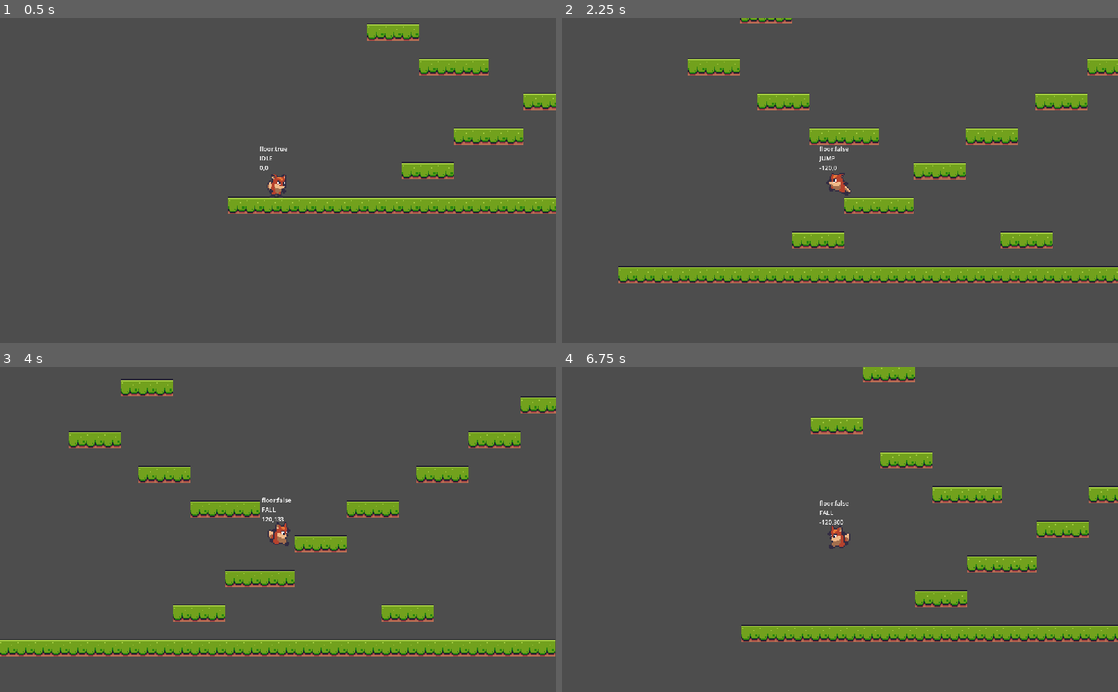
Above: before the commit, frames 1-4 (two rows, left to right).
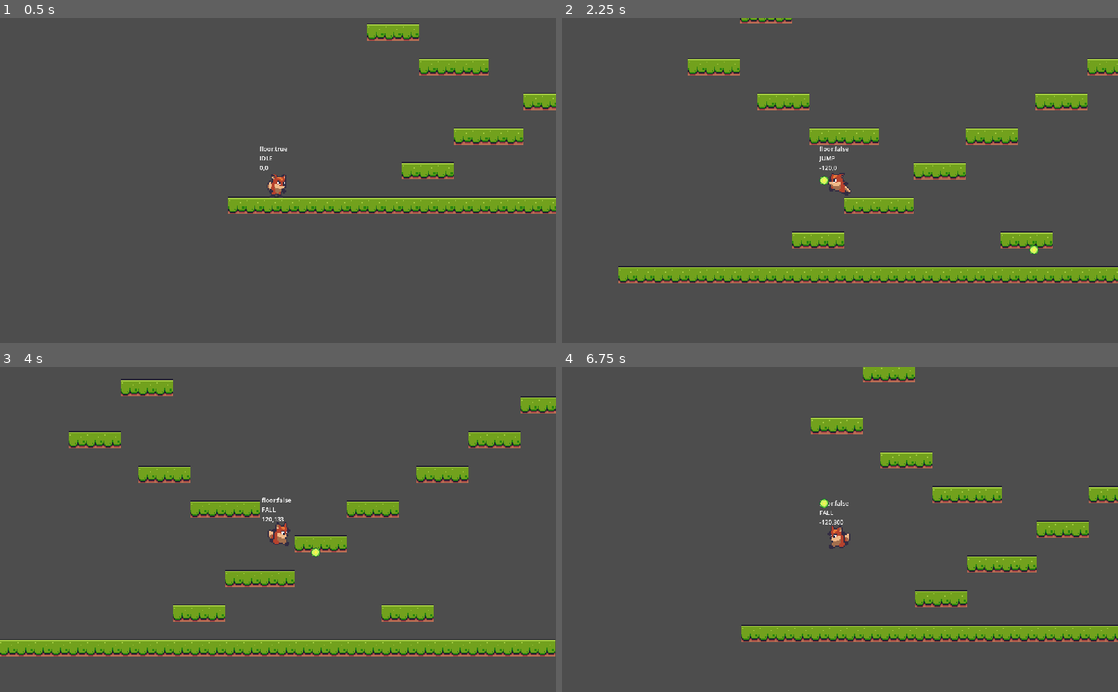
Above: after the commit, the same moments.

Repository: cfranks94/Foxrun2D
Game: Godot game, scene res://scenes/level_base/level_base.tscn
The game is run twice, just before and just after one commit, with the same random seed, the same clock (stepped at 60 frames per second) and the same inputs. The project has no main scene, so this scene is started directly.
Inputs (mouse positions are in pixels of both pictures, inside the frame that each line leads up to):
- Up to frame 1 (0.5 s): no input
- Up to frame 2 (2.25 s): move the mouse to (962, 164) at 0.52 s; hold D (right) 0.53-2.03 s; click (962, 164) at 0.6 s; tap Space (jump) at 0.77, 1.52 s; move the mouse to (728, 196) at 1.27 s; click (728, 196) at 1.35 s; move the mouse to (895, 109) at 2.02 s; hold A (left) from 2.03 s (still down); click (895, 109) at 2.1 s
- Up to frame 3 (4 s): move the mouse to (250, 594) at 2.77 s; release A (left) at 2.78 s; hold D (right) from 2.78 s (still down); click (250, 594) at 2.85 s; tap Space (jump) at 3.02, 3.77 s; move the mouse to (444, 578) at 3.52 s; click (444, 578) at 3.6 s
- Up to frame 4 (6.75 s): move the mouse to (673, 480) at 4.27 s; release D (right) at 4.28 s; hold A (left) 4.28-5.03 s; click (673, 480) at 4.35 s; tap Space (jump) at 4.52, 6.02 s; move the mouse to (867, 529) at 5.02 s; hold D (right) 5.03-5.78 s; click (867, 529) at 5.1 s; move the mouse to (756, 448) at 5.77 s; hold A (left) from 5.78 s (still down); click (756, 448) at 5.85 s; move the mouse to (962, 513) at 6.52 s; click (962, 513) at 6.6 s

Frame 1 is identical in both runs. In frame 2, less than 0.1% of the frame differs, in the area x 46-86%, y 48-73%; in frame 3, less than 0.1%; in frame 4, less than 0.1%.

Commit message:
object maker and shooter scene

Diff:
--- a/bullets/bullet_base/bullet_base.gd
+++ b/bullets/bullet_base/bullet_base.gd
@@ -13,16 +13,16 @@
 
 # Called every frame. 'delta' is the elapsed time since the previous frame.
 func _process(delta):
-	_check_expired(delta)
+	check_expired(delta)
 	position += _direction * delta
 
 
-func _setup(dir: Vector2, life_span: float, speed: float) -> void:
+func setup(dir: Vector2, life_span: float, speed: float) -> void:
 	_direction = dir.normalized() * speed
 	_life_span = life_span
 
 
-func _check_expired(delta: float) -> void:
+func check_expired(delta: float) -> void:
 	_life_time += delta
 	if _life_time > _life_span:
 		queue_free()
--- a/project.godot
+++ b/project.godot
@@ -19,6 +19,7 @@
 SoundManager="*res://singletons/sound_manager.gd"
 SignalManager="*res://singletons/signal_manager.gd"
 GameManager="*res://singletons/game_manager.gd"
+ObjectMaker="*res://singletons/object_maker.gd"
 
 [display]
 
--- a/scenes/player/player.gd
+++ b/scenes/player/player.gd
@@ -6,6 +6,7 @@
 @onready var animation_player = $AnimationPlayer
 @onready var debug_label = $DebugLabel
 @onready var sound_player = $SoundPlayer
+@onready var shooter = $Shooter
 
 
 var Gravity: float = 1000.0
@@ -35,6 +36,9 @@
 	calculate_states()
 	update_debug_label()
 
+	if Input.is_action_just_pressed("shoot") == true:
+		shoot()
+
 
 func update_debug_label() -> void:
 	debug_label.text = "floor:%s\n%s\n%.0f,%.0f" % [
@@ -42,6 +46,13 @@
 		PLAYER_STATE.keys()[_state],
 		velocity.x, velocity.y
 	]
+
+
+func shoot() -> void:
+	if sprite_2d.flip_h == true:
+		shooter.shoot(Vector2.LEFT)
+	else:
+		shooter.shoot(Vector2.RIGHT)
 
 
 func get_input() -> void:
--- a/scenes/player/player.tscn
+++ b/scenes/player/player.tscn
@@ -1,7 +1,8 @@
-[gd_scene load_steps=12 format=3 uid="uid://cgtn1fvcn7gw1"]
+[gd_scene load_steps=13 format=3 uid="uid://cgtn1fvcn7gw1"]
 
 [ext_resource type="Texture2D" uid="uid://bau50v57qqtna" path="res://assets/player/player.png" id="1_6m050"]
 [ext_resource type="Script" path="res://scenes/player/player.gd" id="1_uvmiw"]
+[ext_resource type="PackedScene" uid="uid://dl3kdrmoselmo" path="res://shooter/shooter.tscn" id="3_0yfcb"]
 
 [sub_resource type="RectangleShape2D" id="RectangleShape2D_dxx2x"]
 size = Vector2(10, 18)
@@ -157,4 +158,8 @@
 position = Vector2(0, 5)
 shape = SubResource("CapsuleShape2D_hxd8q")
 
+[node name="Shooter" parent="." instance=ExtResource("3_0yfcb")]
+speed = 200.0
+shoot_delay = 1.0
+
 [connection signal="area_entered" from="Hitbox" to="." method="_on_hitbox_area_entered"]
--- /dev/null
+++ b/shooter/shooter.gd
@@ -0,0 +1,31 @@
+extends Node2D
+
+@onready var sound = $Sound
+@onready var shoot_timer = $ShootTimer
+
+
+@export var speed: float = 50.0
+@export var life_span: float = 10.0
+@export var bullet_key: ObjectMaker.BULLET_KEY
+@export var shoot_delay: float = 0.7
+
+
+var _can_shoot: bool = true
+
+
+func _ready():
+	shoot_timer.wait_time = shoot_delay
+
+
+func shoot(direction: Vector2) -> void:
+	if _can_shoot == false:
+		return
+
+	_can_shoot = false
+	SoundManager.play_clip(sound, SoundManager.SOUND_LASER)
+	ObjectMaker.create_bullet(speed, direction, global_position, life_span, bullet_key)
+	shoot_timer.start()
+
+
+func _on_shoot_timer_timeout():
+	_can_shoot = true
--- /dev/null
+++ b/shooter/shooter.tscn
@@ -0,0 +1,12 @@
+[gd_scene load_steps=2 format=3 uid="uid://dl3kdrmoselmo"]
+
+[ext_resource type="Script" path="res://shooter/shooter.gd" id="1_bti40"]
+
+[node name="Shooter" type="Node2D"]
+script = ExtResource("1_bti40")
+
+[node name="Sound" type="AudioStreamPlayer2D" parent="."]
+
+[node name="ShootTimer" type="Timer" parent="."]
+
+[connection signal="timeout" from="ShootTimer" to="." method="_on_shoot_timer_timeout"]
--- /dev/null
+++ b/singletons/object_maker.gd
@@ -0,0 +1,23 @@
+extends Node
+
+enum BULLET_KEY { PLAYER, ENEMY }
+
+const BULLETS = {
+	BULLET_KEY.PLAYER: preload("res://bullets/bullet_player/bullet_player.tscn"),
+	BULLET_KEY.ENEMY: preload("res://bullets/bullet_enemy/bullet_enemy.tscn")
+}
+
+
+func add_child_deferred(child_to_add) -> void:
+	get_tree().root.add_child(child_to_add)
+
+
+func call_add_child(child_to_add) -> void:
+	call_deferred("add_child_deferred", child_to_add)
+
+
+func create_bullet(speed: float, direction: Vector2, start_pos: Vector2, life_span: float, key: BULLET_KEY) -> void:
+	var new_b = BULLETS[key].instantiate()
+	new_b.setup(direction, life_span, speed)
+	new_b.global_position = start_pos
+	call_add_child(new_b)
